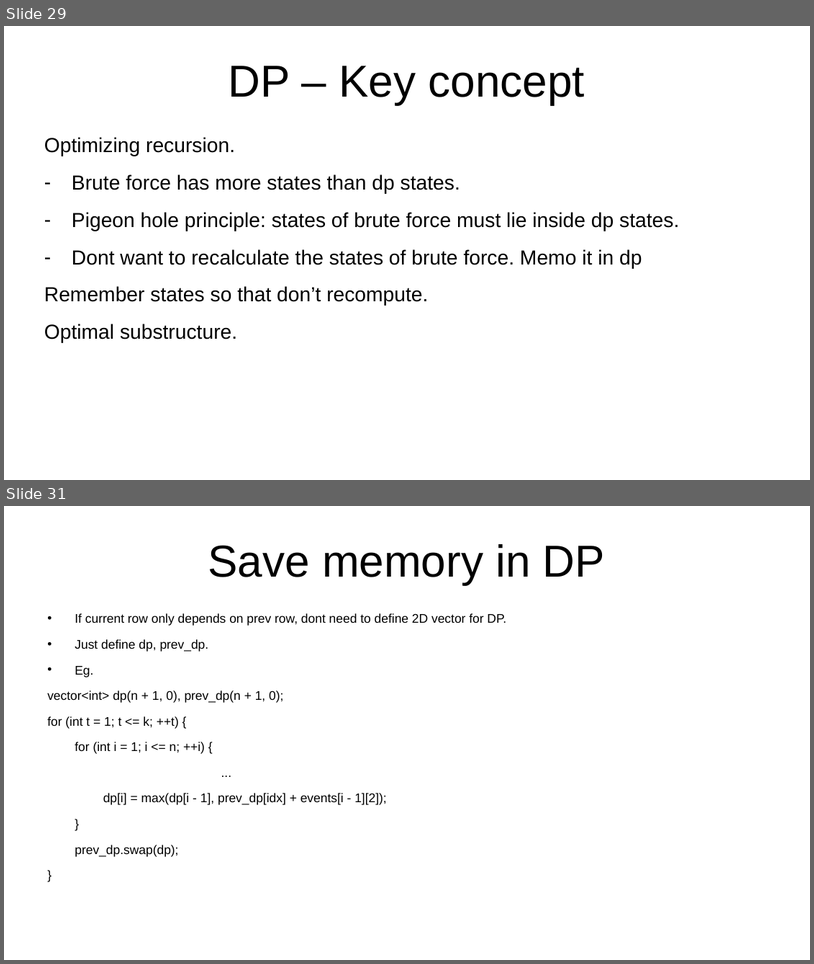
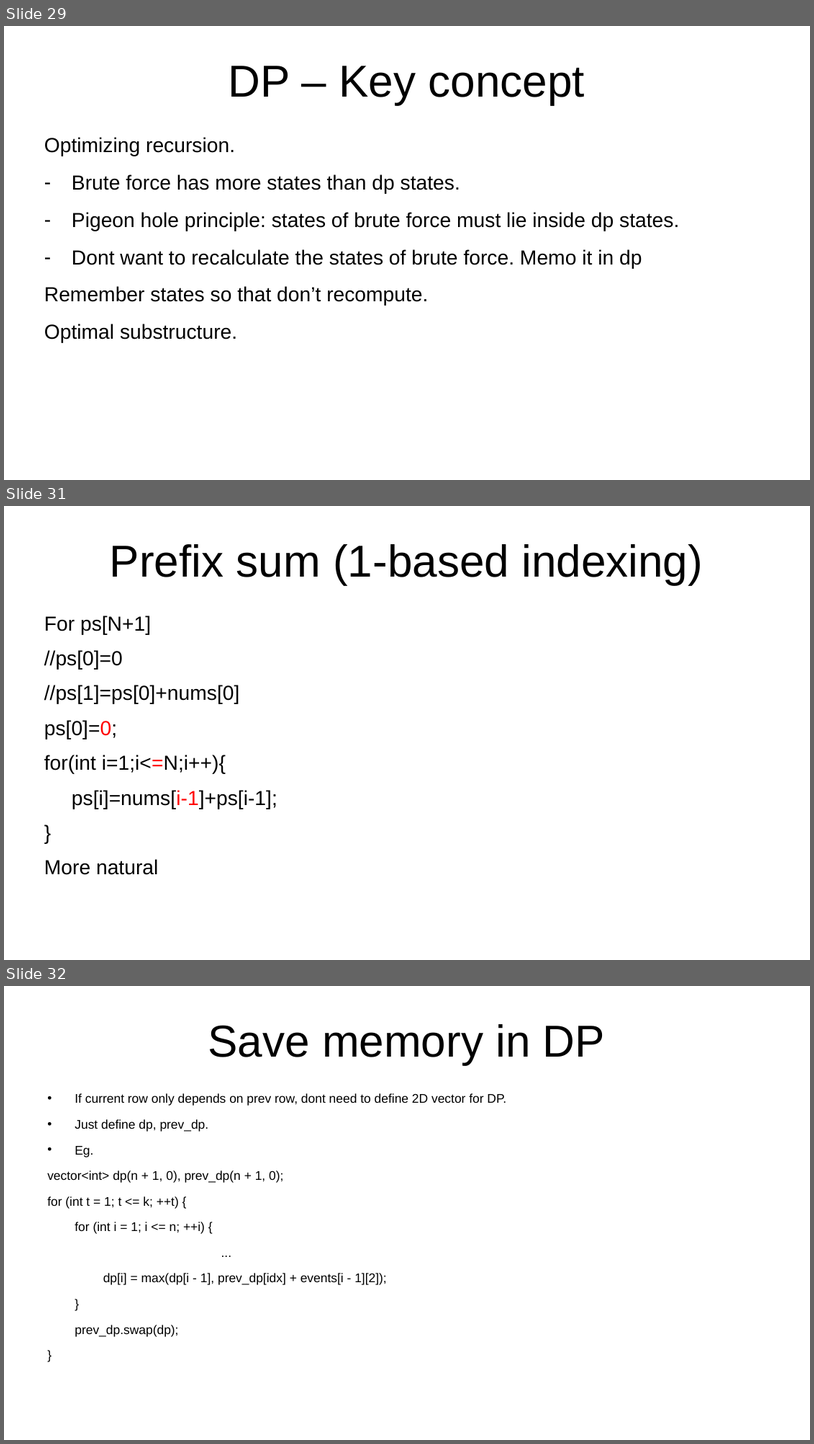
Before and after one commit to kindaichinisan/CompetitiveProgramming, a slide deck: MyCode/competitive_programming.ppt. Shown one above the other, each under a label of ours: slides 29 and 31 before the commit, slides 29, 31 and 32 after it; the slides between them are not shown. The pictures are 814x964 and 814x1444 pixels, drawn with LibreOffice and Linux fonts; fonts in the diff are those of the drawing. Boxes give left, top, right and bottom in pixels: in the first picture for what was removed or moved away, otherwise in the second. Text is boxed around its words. In the diff, an @@ line names an element or a change of style, - is before the commit and + after.

```diff
--- a/MyCode/competitive_programming.ppt
+++ b/MyCode/competitive_programming.ppt
@@ slide 31 added at (4,506,810,960), background #FFFFFF @@
@@ title added at (110,544,703,584), 44 pt, text #000000 @@
+Prefix sum (1-based indexing)
@@ text added at (44,615,278,875), 20 pt, text #000000 @@
+For ps[N+1]
+//ps[0]=0
+//ps[1]=ps[0]+nums[0]
+ps[0]=0;
+for(int i=1;i<=N;i++){
+ps[i]=nums[i-1]+ps[i-1];
+}
+More natural
@@ what was slide 31 is now slide 32 @@
```
Also in this commit, not shown: 7 slides changed, 2 other files.
